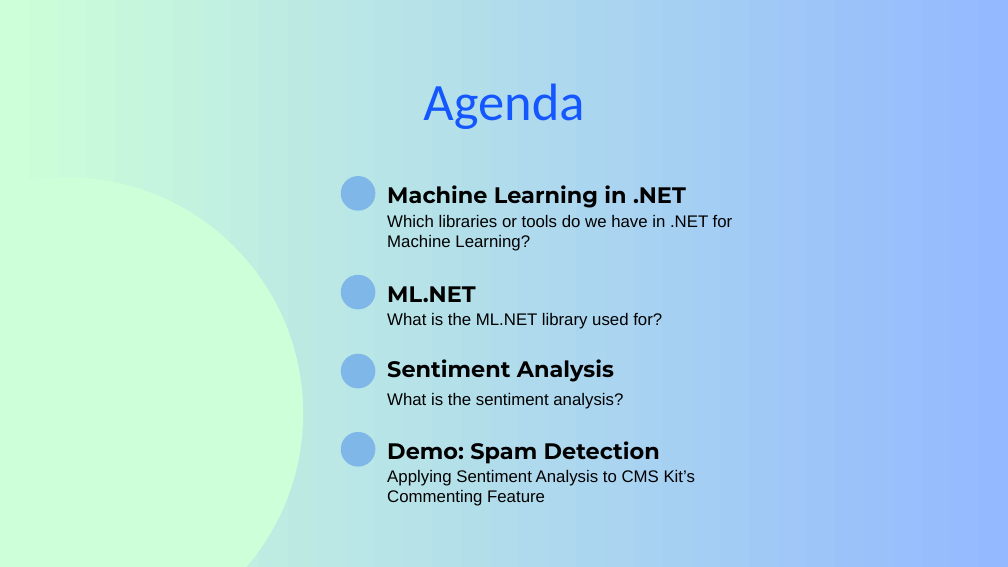
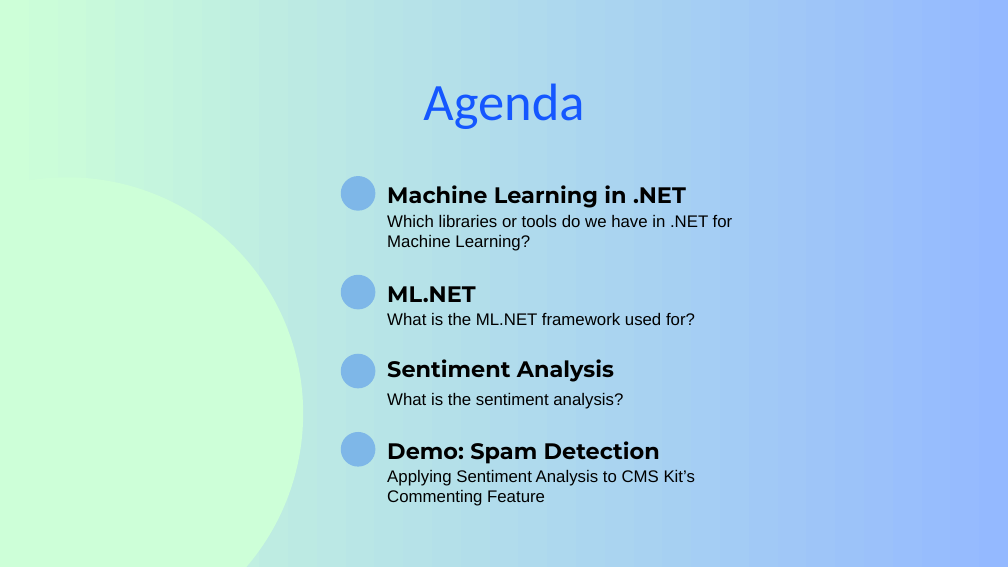
Before and after one commit to EngincanV/presentations, a slide deck: slide 2 of ABP/Dotnet-Conf-2024/Sentiment-Analysis-in-NET.pptx. Drawn at 1008x567 pixels with LibreOffice and Linux fonts; fonts in the diff are those of the drawing. Boxes give left, top, right and bottom in pixels: in the first picture for what was removed or moved away, otherwise in the second. Text is boxed around its words. In the diff, an @@ line names an element or a change of style, - is before the commit and + after.

```diff
--- a/ABP/Dotnet-Conf-2024/Sentiment-Analysis-in-NET.pptx
+++ b/ABP/Dotnet-Conf-2024/Sentiment-Analysis-in-NET.pptx
@@ text at (387, 312, 695, 325): text changed @@
-What is the ML.NET library used for?
+What is the ML.NET framework used for?
```
Also in this commit, not shown: 2 other slides changed, 1 slide added, 1 other file.
